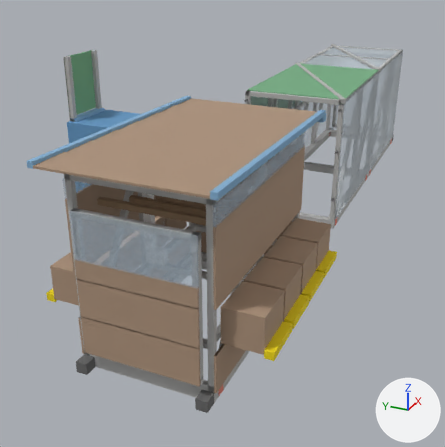
The glTF model gallinero_separado.gltf as it was, and as the next commit left it.
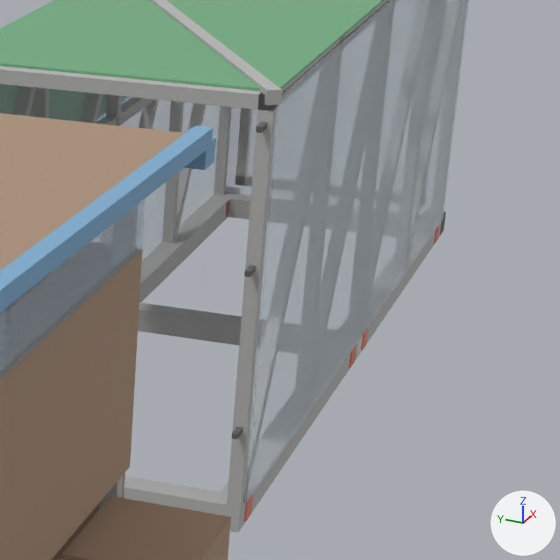
The first picture shows the older version from a camera (50 mm lens) standing at (-6.41, -2.2, 3.24) and looking at (-0.01, 0.68, 0.04). The close-ups show the older and then the newer version on the part from 59% to 96% of the width and 16% to 53% of the height of that picture. Only the edits that show in the close-ups are written down. Lighting does not change. The marker at lower right points along +X, +Y and +Z.

The scene before the commit, as lines of its bpy script (objects in view):
```python
me_forro__cafe_plastimadera = bpy.data.meshes.new('Forro__cafe_plastimadera')
me_forro__cafe_plastimadera.from_pydata(...)  # 56 vertices, 124 faces; spans x -3.0..-0.98, y -0.62..0.62, z 0.1..1.5
me_forro__cafe_plastimadera.materials.append(mat_forro__cafe_plastimadera)  # beige #ad937c
me_nidos__cafe_plastimadera = bpy.data.meshes.new('Nidos__cafe_plastimadera')
me_nidos__cafe_plastimadera.from_pydata(...)  # a box spanning x -2.88..-2.46, y -0.95..-0.6, z 0.48..0.8; a box spanning x -2.43..-2.01, y -0.95..-0.6, z 0.48..0.8; a box spanning x -1.98..-1.56, y -0.95..-0.6, z 0.48..0.8; a box spanning x -1.53..-1.11, y -0.95..-0.6, z 0.48..0.8; a box spanning x -2.88..-2.46, y 0.6..0.95, z 0.48..0.8; a box spanning x -2.43..-2.01, y 0.6..0.95, z 0.48..0.8; a box spanning x -1.98..-1.56, y 0.6..0.95, z 0.48..0.8; a box spanning x -1.53..-1.11, y 0.6..0.95, z 0.48..0.8
me_nidos__cafe_plastimadera.materials.append(mat_nidos__cafe_plastimadera)  # beige #ad937c
me_niebla__arpilla_verde = bpy.data.meshes.new('Niebla__arpilla_verde')
me_niebla__arpilla_verde.from_pydata(...)  # 24 vertices, 36 faces; spans x 0.55..4.47, y -0.6..0.62, z 0.98..1.61
me_niebla__arpilla_verde.materials.append(mat_niebla__arpilla_verde)  # green #76ad83
ob_forro__cafe_plastimadera = bpy.data.objects.new('Forro__cafe_plastimadera', me_forro__cafe_plastimadera)
ob_forro__cafe_plastimadera.location = (0.0, 0.0, 0.0)
ob_nidos__cafe_plastimadera = bpy.data.objects.new('Nidos__cafe_plastimadera', me_nidos__cafe_plastimadera)
ob_nidos__cafe_plastimadera.location = (0.0, 0.0, 0.0)
ob_niebla__arpilla_verde = bpy.data.objects.new('Niebla__arpilla_verde', me_niebla__arpilla_verde)
ob_niebla__arpilla_verde.location = (0.0, 0.0, 0.0)
# also in view: 'Techo__cafe_plastimadera' at (-2.0, 0.0, 1.79); 'Techo__pvc_azul' at (-1.95, 0.0, 1.76); 'Ventilación__malla_vent' at (-2.04, 0.0, 1.35); 'Niebla__gris_plastimadera' at (2.51, 0.57, 0.95); 'Corral__gris_plastimadera' at (2.52, 0.0, 0.85)
```
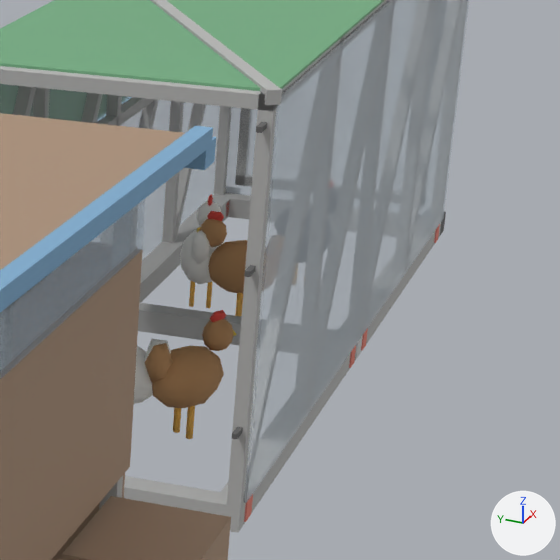
Location of each change, [x1, y1, x2, y2] in pixels of the close-ups (560 x 560 px):
'Gallina_04_cuerpo', added (orange): after [145, 343, 224, 408]
'Gallina_01_cuerpo', added (orange): after [208, 240, 247, 294]
'Gallina_02_cuerpo', added: after [180, 230, 224, 284]
'Gallina_04_cabeza', added: after [202, 310, 236, 351]
'Gallina_05_cuerpo', added: after [134, 339, 171, 404]
'Gallina_01_cabeza', added: after [197, 211, 227, 247]
'Gallina_04_patas', added (orange): after [173, 406, 195, 439]
'Gallina_02_cabeza', added: after [197, 195, 221, 226]
'Gallina_02_patas', added: after [189, 281, 213, 308]
'Gallina_01_patas', added (mostly hidden): after [235, 293, 243, 316]

The change, as a diff of the scene's bpy script:
```diff
--- a/gallinero_separado.gltf.py
+++ b/gallinero_separado.gltf.py
@@ ob_gallina_05_cuerpo @@
+ob_gallina_05_cuerpo = bpy.data.objects.new('Gallina_05_cuerpo', me_gallina_cuerpo_blanca)  # an icosphere of 80 faces spanning x -0.17..0.17, y -0.11..0.11, z 0.12..0.38; an icosphere of 20 faces spanning x -0.201..-0.099, y -0.043..0.043, z 0.263..0.417; in mat_gallinas__blanca (white #f7f6f1)
+ob_gallina_05_cuerpo.parent = ob_gallina_05
+ob_gallina_05_cuerpo.location = (0.0, 0.0, 0.0)
@@ ob_gallina_05 @@
+ob_gallina_05 = bpy.data.objects.new('Gallina_05', None)
+ob_gallina_05.location = (1.25, 0.1, 0.0)
+ob_gallina_05.rotation_euler = (0.0, 0.0, 1.576)  # degrees (0, 0, 90)
@@ ob_gallina_04_patas @@
+ob_gallina_04_patas = bpy.data.objects.new('Gallina_04_patas', me_gallina_patas)  # a box spanning x -0.01..0.01, y 0.03..0.05, z 0.0..0.15; a box spanning x -0.01..0.01, y -0.05..-0.03, z 0.0..0.15; in mat_gallinas__patas_naranja (orange #f3bc59)
+ob_gallina_04_patas.parent = ob_gallina_04
+ob_gallina_04_patas.location = (0.0, 0.0, 0.0)
@@ ob_gallina_04 @@
+ob_gallina_04 = bpy.data.objects.new('Gallina_04', None)
+ob_gallina_04.location = (1.317, -0.152, 0.0025)
+ob_gallina_04.rotation_euler = (0.0, 0.0, -0.583)  # degrees (0, 0, -33)
@@ ob_gallina_04_cabeza @@
+ob_gallina_04_cabeza = bpy.data.objects.new('Gallina_04_cabeza', me_gallina_cabeza_cafe)  # an icosphere of 80 faces spanning x -0.065..0.065, y -0.06..0.06, z -0.07..0.07, material slot 0; an icosphere of 20 faces spanning x -0.043..0.033, y -0.01..0.01, z 0.049..0.101, material slot 1; an icosphere of 20 faces spanning x 0.028..0.062, y -0.009..0.009, z -0.061..-0.019, material slot 1; a 6-sided cone pointing to -y spanning x 0.036..0.074, y -0.05..0.0, z -0.022..0.022, material slot 2; in mat_gallinas__cafe (orange #c49565), mat_gallinas__cresta_roja (red #e75045), mat_gallinas__pico_amarillo (yellow #f9da59)
+ob_gallina_04_cabeza.parent = ob_gallina_04_cuerpo
+ob_gallina_04_cabeza.location = (0.15, 0.0, 0.4)
+ob_gallina_04_cabeza.rotation_euler = (0.0, -0.025, 0.0)  # degrees (0, -1.4, 0)
@@ ob_gallina_04_cuerpo @@
+ob_gallina_04_cuerpo = bpy.data.objects.new('Gallina_04_cuerpo', me_gallina_cuerpo_cafe)  # an icosphere of 80 faces spanning x -0.17..0.17, y -0.11..0.11, z 0.12..0.38; an icosphere of 20 faces spanning x -0.201..-0.099, y -0.043..0.043, z 0.263..0.417; in mat_gallinas__cafe (orange #c49565)
+ob_gallina_04_cuerpo.parent = ob_gallina_04
+ob_gallina_04_cuerpo.location = (0.0, 0.0, 0.0)
@@ ob_gallina_02_patas @@
+ob_gallina_02_patas = bpy.data.objects.new('Gallina_02_patas', me_gallina_patas)  # a box spanning x -0.01..0.01, y 0.03..0.05, z 0.0..0.15; a box spanning x -0.01..0.01, y -0.05..-0.03, z 0.0..0.15; in mat_gallinas__patas_naranja (orange #f3bc59)
+ob_gallina_02_patas.parent = ob_gallina_02
+ob_gallina_02_patas.location = (0.0, 0.0, 0.0)
@@ ob_gallina_02 @@
+ob_gallina_02 = bpy.data.objects.new('Gallina_02', None)
+ob_gallina_02.location = (2.892, 0.226, 0.0025)
+ob_gallina_02.rotation_euler = (0.0, 0.0, 0.156)  # degrees (0, 0, 8.9)
@@ ob_gallina_02_cabeza @@
+ob_gallina_02_cabeza = bpy.data.objects.new('Gallina_02_cabeza', me_gallina_cabeza_blanca)  # an icosphere of 80 faces spanning x -0.065..0.065, y -0.06..0.06, z -0.07..0.07, material slot 0; an icosphere of 20 faces spanning x -0.043..0.033, y -0.01..0.01, z 0.049..0.101, material slot 1; an icosphere of 20 faces spanning x 0.028..0.062, y -0.009..0.009, z -0.061..-0.019, material slot 1; a 6-sided cone pointing to -y spanning x 0.036..0.074, y -0.05..0.0, z -0.022..0.022, material slot 2; in mat_gallinas__blanca (white #f7f6f1), mat_gallinas__cresta_roja (red #e75045), mat_gallinas__pico_amarillo (yellow #f9da59)
+ob_gallina_02_cabeza.parent = ob_gallina_02_cuerpo
+ob_gallina_02_cabeza.location = (0.15, 0.0, 0.4)
+ob_gallina_02_cabeza.rotation_euler = (0.0, -0.025, 0.0)  # degrees (0, -1.4, 0)
@@ ob_gallina_02_cuerpo @@
+ob_gallina_02_cuerpo = bpy.data.objects.new('Gallina_02_cuerpo', me_gallina_cuerpo_blanca)  # an icosphere of 80 faces spanning x -0.17..0.17, y -0.11..0.11, z 0.12..0.38; an icosphere of 20 faces spanning x -0.201..-0.099, y -0.043..0.043, z 0.263..0.417; in mat_gallinas__blanca (white #f7f6f1)
+ob_gallina_02_cuerpo.parent = ob_gallina_02
+ob_gallina_02_cuerpo.location = (0.0, 0.0, 0.0)
@@ ob_gallina_01_patas @@
+ob_gallina_01_patas = bpy.data.objects.new('Gallina_01_patas', me_gallina_patas)  # a box spanning x -0.01..0.01, y 0.03..0.05, z 0.0..0.15; a box spanning x -0.01..0.01, y -0.05..-0.03, z 0.0..0.15; in mat_gallinas__patas_naranja (orange #f3bc59)
+ob_gallina_01_patas.parent = ob_gallina_01
+ob_gallina_01_patas.location = (0.0, 0.0, 0.0)
@@ ob_gallina_01 @@
+ob_gallina_01 = bpy.data.objects.new('Gallina_01', None)
+ob_gallina_01.location = (2.797, 0.0114, 0.0025)
+ob_gallina_01.rotation_euler = (0.0, 0.0, 1.649)  # degrees (0, 0, 94)
@@ ob_gallina_01_cabeza @@
+ob_gallina_01_cabeza = bpy.data.objects.new('Gallina_01_cabeza', me_gallina_cabeza_cafe)  # an icosphere of 80 faces spanning x -0.065..0.065, y -0.06..0.06, z -0.07..0.07, material slot 0; an icosphere of 20 faces spanning x -0.043..0.033, y -0.01..0.01, z 0.049..0.101, material slot 1; an icosphere of 20 faces spanning x 0.028..0.062, y -0.009..0.009, z -0.061..-0.019, material slot 1; a 6-sided cone pointing to -y spanning x 0.036..0.074, y -0.05..0.0, z -0.022..0.022, material slot 2; in mat_gallinas__cafe (orange #c49565), mat_gallinas__cresta_roja (red #e75045), mat_gallinas__pico_amarillo (yellow #f9da59)
+ob_gallina_01_cabeza.parent = ob_gallina_01_cuerpo
+ob_gallina_01_cabeza.location = (0.15, 0.0, 0.4)
+ob_gallina_01_cabeza.rotation_euler = (0.0, -0.025, 0.0)  # degrees (0, -1.4, 0)
@@ ob_gallina_01_cuerpo @@
+ob_gallina_01_cuerpo = bpy.data.objects.new('Gallina_01_cuerpo', me_gallina_cuerpo_cafe)  # an icosphere of 80 faces spanning x -0.17..0.17, y -0.11..0.11, z 0.12..0.38; an icosphere of 20 faces spanning x -0.201..-0.099, y -0.043..0.043, z 0.263..0.417; in mat_gallinas__cafe (orange #c49565)
+ob_gallina_01_cuerpo.parent = ob_gallina_01
+ob_gallina_01_cuerpo.location = (0.0, 0.0, 0.0)
```
